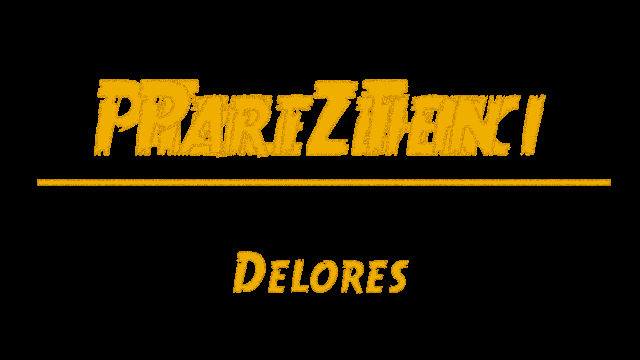
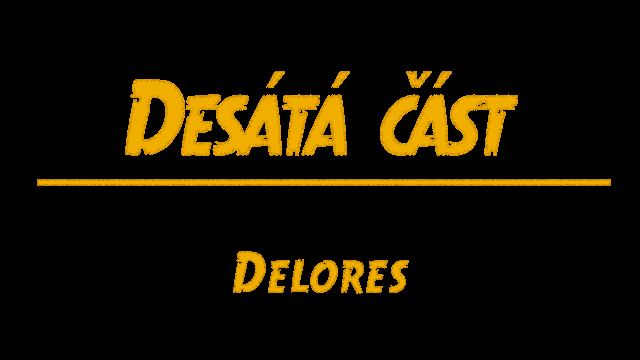
The second 640 × 360 image is a revision of the first. Changes to its layers:
hid group "part10_en.png" (3 layers) over [94, 71, 546, 158]
added group "part10_cz.png" with 3 layers in group "Part 10" over [94, 71, 546, 158]
added layer "Desátá část" (1st of 2, in "Part 10" › "part10_cz.png") in group "part10_cz.png" over [125, 71, 518, 156]
hid group "part10_de.png" (3 layers) over [94, 71, 546, 158]
hid group "part10_it.png" (3 layers) over [94, 71, 546, 158]
